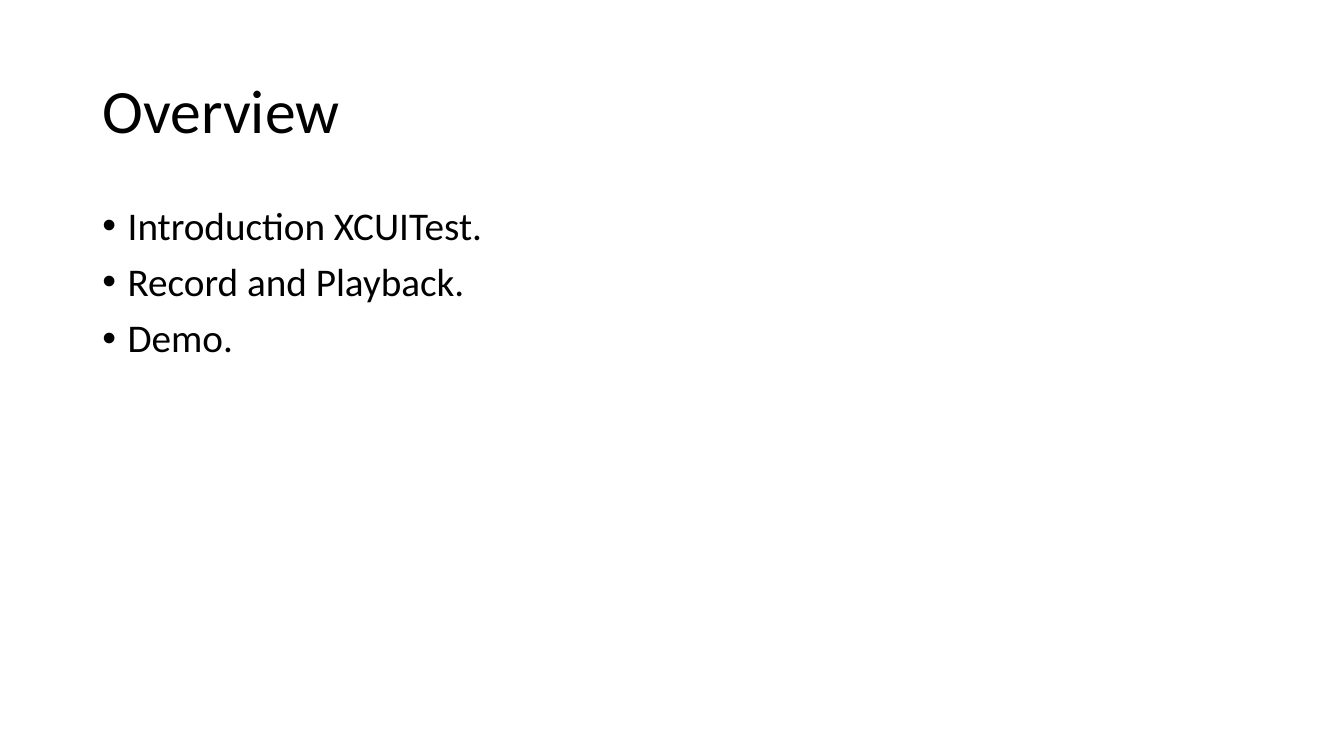
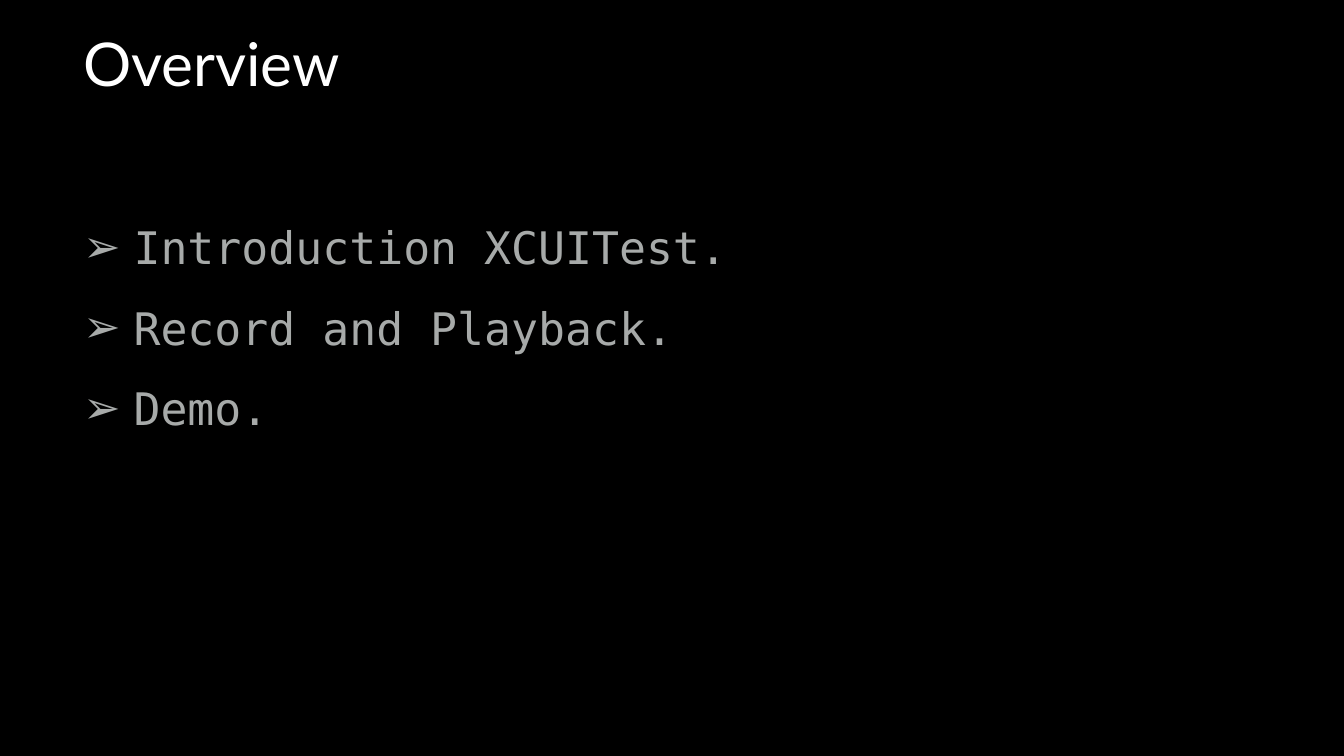
Before and after one commit to vfa-cancc/simpleapp, a slide deck: slide 6 of document/VFA-iOS-testing.pptx. Drawn at 1344x756 pixels with LibreOffice and Linux fonts; fonts in the diff are those of the drawing. Boxes give left, top, right and bottom in pixels: in the first picture for what was removed or moved away, otherwise in the second. Text is boxed around its words. In the diff, an @@ line names an element or a change of style, - is before the commit and + after.

```diff
--- a/document/VFA-iOS-testing.pptx
+++ b/document/VFA-iOS-testing.pptx
@@ freeform shape added at (0,0,1344,756), fill #000000 @@
@@ title "Overview": place and size @@
-title "Overview" at (102,90,339,134)
+title "Overview" at (83,42,340,87)
@@ title "Overview" at (83,42,340,87): size 44 to 43.1 pt, font Calibri to Lato, text colour #000000 to #FFFFFF; line spacing 0.9 to 1; vertical alignment middle to top @@
@@ text "Introduction XCUITest.": place and size @@
-text "Introduction XCUITest." at (128,212,482,353)
+text "Introduction XCUITest." at (134,230,727,426)
@@ text "Introduction XCUITest." at (134,230,727,426): size 28 to 32 pt, font Calibri to DejaVu Sans Mono, text colour #000000 to #A7AAA9; bullet • to ➢; line spacing 0.9 to 1.5; less space between paragraphs @@
```
Also in this commit, not shown: 14 other slides changed, 13 slides added, 1 slide removed, 1 other file.
